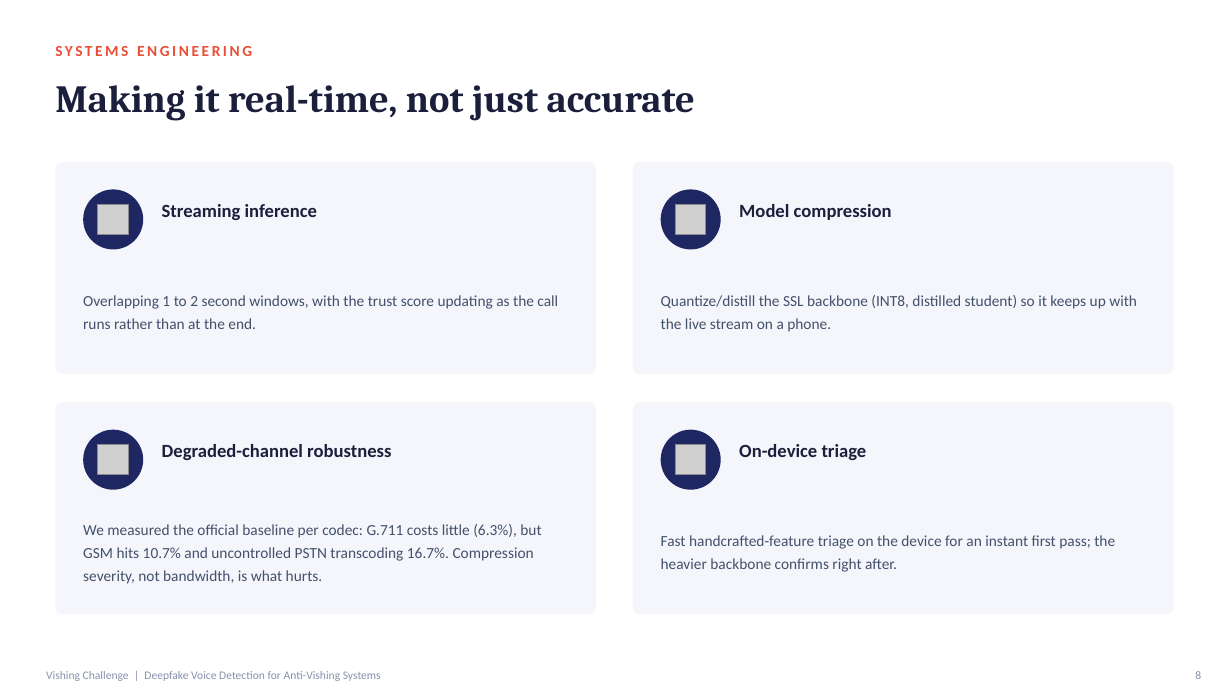
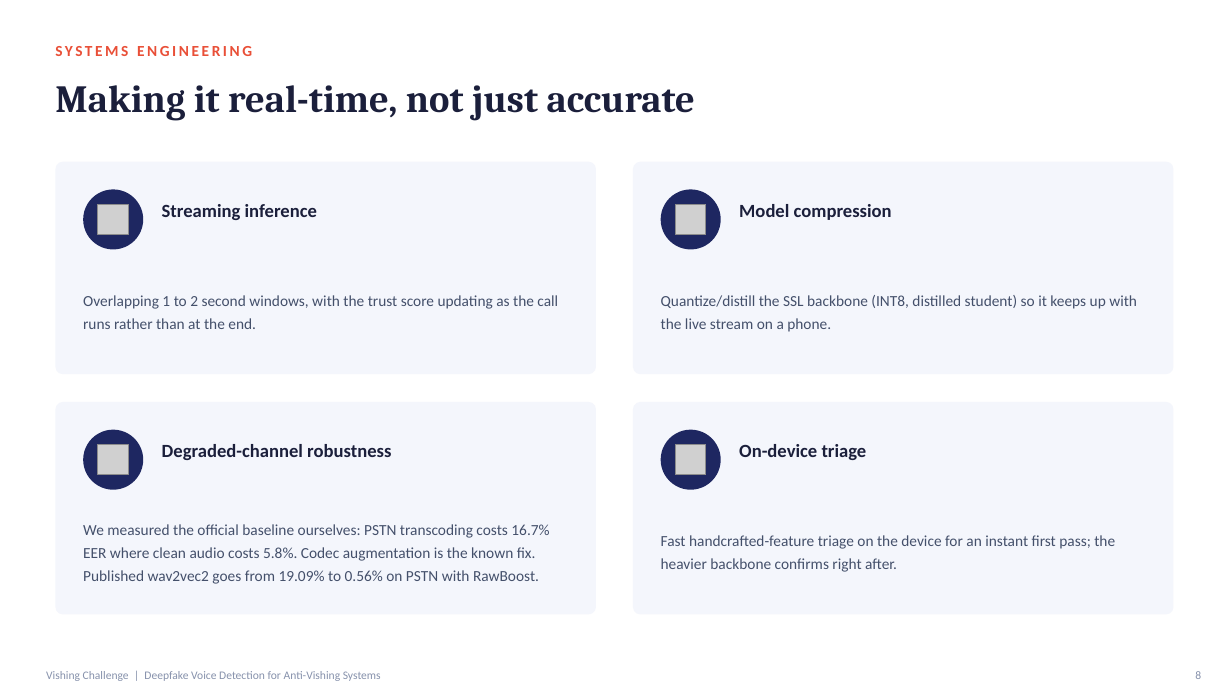
Before and after one commit to mertBiricik/vishing, a slide deck: slide 8 of slides/anti_vishing_proposal.pptx. Drawn at 1232x693 pixels with LibreOffice and Linux fonts; fonts in the diff are those of the drawing; grey boxes stand for pictures. Boxes give left, top, right and bottom in pixels: in the first picture for what was removed or moved away, otherwise in the second. Text is boxed around its words. In the diff, an @@ line names an element or a change of style, - is before the commit and + after.

```diff
--- a/slides/anti_vishing_proposal.pptx
+++ b/slides/anti_vishing_proposal.pptx
@@ text at [83,524,549,584]: text changed @@
-We measured the official baseline per codec: G.711 costs little (6.3%), but GSM hits 10.7% and uncontrolled PSTN transcoding 16.7%. Compression severity, not bandwidth, is what hurts.
+We measured the official baseline ourselves: PSTN transcoding costs 16.7% EER where clean audio costs 5.8%. Codec augmentation is the known fix. Published wav2vec2 goes from 19.09% to 0.56% on PSTN with RawBoost.
```
Also in this commit, not shown: 2 other slides changed, 5 other files.
